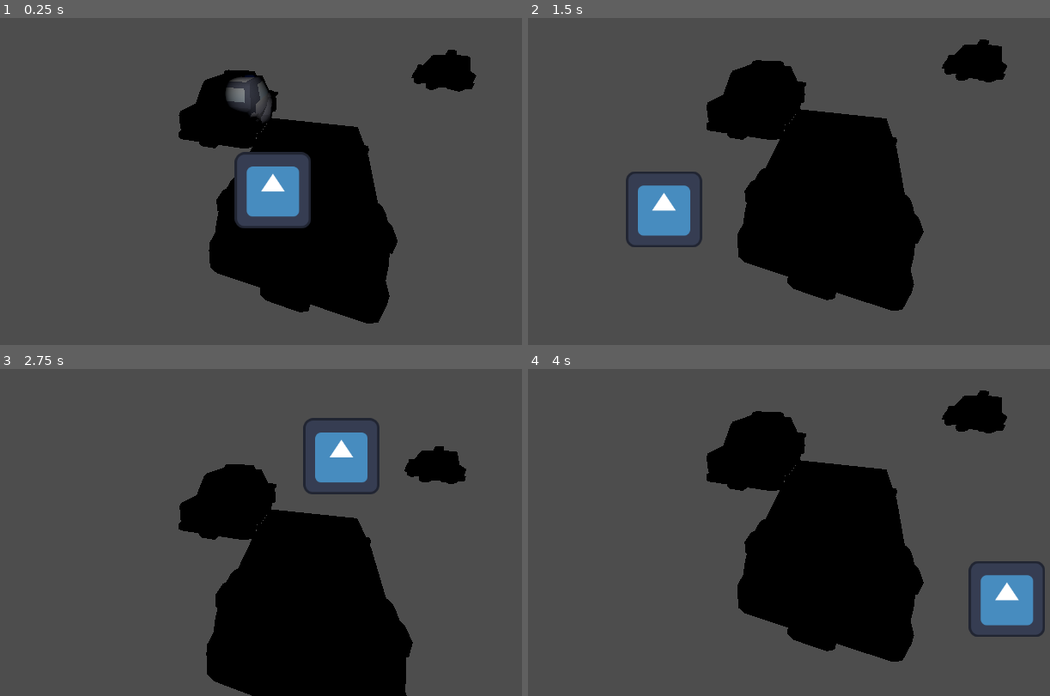
Above: before the commit, frames 1-4 (two rows, left to right).
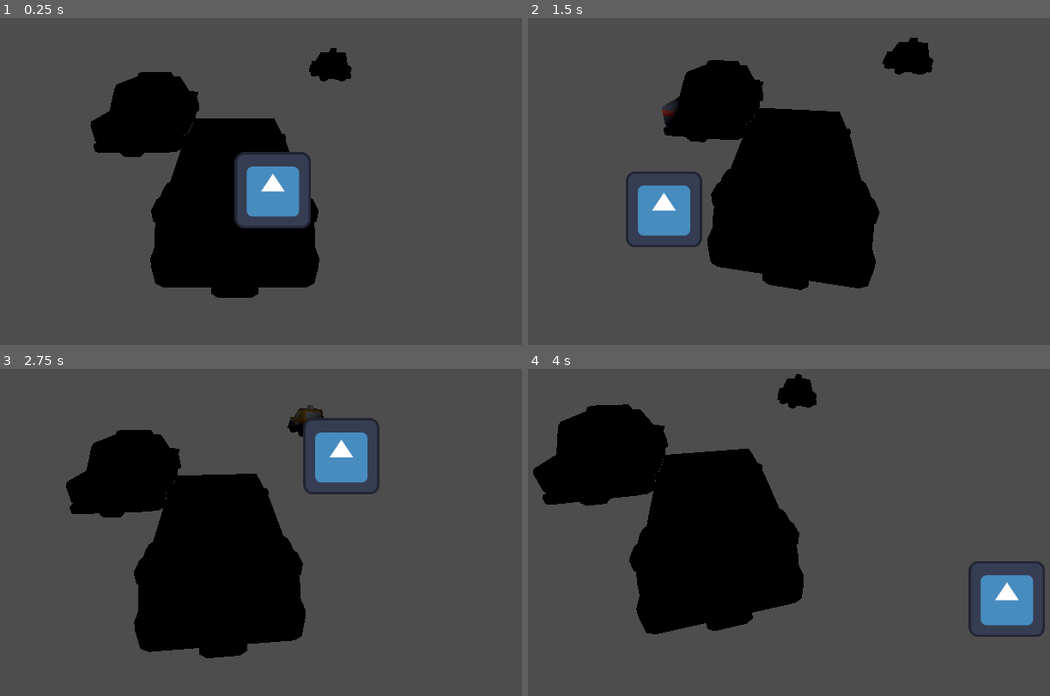
Above: after the commit, the same moments.

Repository: roverem/outrun
Game: Godot game, scene res://game.tscn
Two runs of this game, one before a commit and one after it. Both use one fixed random seed, a clock stepped at 60 frames per second and the inputs below. The engine's default icon, where the game draws it, is replaced by a stand-in: a white triangle on a blue panel in a dark square.
Inputs (mouse positions are in pixels of both pictures, inside the frame that each line leads up to):
- Up to frame 1 (0.25 s): no input
- Up to frame 2 (1.5 s): tap Enter at 0.5 s; move the mouse to (914, 132) at 0.52 s; click (914, 132) at 0.67 s; tap Space at 1.25 s; move the mouse to (627, 171) at 1.27 s; click (627, 171) at 1.42 s
- Up to frame 3 (2.75 s): tap Enter at 2 s; move the mouse to (302, 418) at 2.02 s; click (302, 418) at 2.17 s
- Up to frame 4 (4 s): tap Space at 2.75 s; move the mouse to (726, 581) at 2.77 s; click (726, 581) at 2.92 s; tap Enter at 3.5 s; move the mouse to (966, 561) at 3.52 s; click (966, 561) at 3.67 s

The runs differ from the first frame. In frame 1, 21% of the frame differs, in the area x 17-92%, y 9-94%; in frame 2, 13%; in frame 3, 25%; in frame 4, 33%, in the area x 0-92%, y 1-90%.

Commit message:
shortened ranges

Diff:
--- a/game.gd
+++ b/game.gd
@@ -4,10 +4,10 @@
 @export var amplitude: float = 0.2  # distancia máxima hacia adelante/atrás
 @export var speed: float = 0.3      # velocidad de oscilación
 @onready var directional_light_3d: SpotLight3D = $DirectionalLight3D
-@export_range(-5,5) var x_min_cam_angle
-@export_range(-5,5) var x_max_cam_angle
-@export_range(-5,1) var y_min_cam_angle
-@export_range(-5,1) var y_max_cam_angle
+@export_range(-3.5, -2.75) var x_min_cam_angle
+@export_range(-3.5, -2.75) var x_max_cam_angle
+@export_range(-0.8, 0) var y_min_cam_angle
+@export_range(-0.8, 0) var y_max_cam_angle
 
 var angle_range:float = 15.0
 var base_position: Vector3
@@ -31,18 +31,15 @@
 	var camera_x_rate = x_dist / center.x;
 	var camera_y_rate = y_dist / center.y;
 
-	print(camera_x_rate, camera_y_rate)
+	#print(camera_x_rate, camera_y_rate)
+	print( base_rotation.x + camera_y_rate * 0.4, base_rotation.y + camera_x_rate * 0.4)
 
-	if mouse_pos.x > center.x:
-		print("Mouse a la DERECHA de la pantalla", x_dist , y_dist)
-	else:
-		print("Mouse a la IZQUIERDA de la pantalla", x_dist, y_dist)
 	#camera_3d.rotation.x = clamp(base_rotation.x + camera_y_rate * 0.4, -1, 0.2)
 	#camera_3d.rotation.y = clamp(base_rotation.y + camera_x_rate * 0.4, -3.6, -3)
 	camera_3d.rotation.x = clamp(base_rotation.x + camera_y_rate * 0.4, y_min_cam_angle, y_max_cam_angle)
 	camera_3d.rotation.y = clamp(base_rotation.y + camera_x_rate * 0.4, x_min_cam_angle, x_max_cam_angle)
 
-	print(camera_3d.rotation)
+	#print(camera_3d.rotation)
 	#var mouse_pos = event.position
 	var from = camera_3d.project_ray_origin(mouse_pos)
 	var to = from + camera_3d.project_ray_normal(mouse_pos) * 1000.0
--- a/game.tscn
+++ b/game.tscn
@@ -5,16 +5,16 @@
 [ext_resource type="PackedScene" uid="uid://usxntfcawidv" path="res://assets/sedan-sports.glb" id="3_feb5d"]
 [ext_resource type="PackedScene" uid="uid://1xpo6txat4l6" path="res://assets/police.glb" id="4_fc0e3"]
 [ext_resource type="PackedScene" uid="uid://34bsutjpak0j" path="res://assets/taxi.glb" id="5_7jktm"]
-[ext_resource type="Script" uid="uid://bkmoav7beqep5" path="res://crosshair.gd" id="6_ryrav"]
+[ext_resource type="Script" path="res://crosshair.gd" id="6_ryrav"]
 
 [node name="Node3D" type="Node3D"]
 script = ExtResource("1_e2o6t")
 amplitude = 0.0
 speed = 0.0
-x_min_cam_angle = -0.1
-x_max_cam_angle = -2.8
-y_min_cam_angle = -0.5
-y_max_cam_angle = 0.5
+x_min_cam_angle = -3.5
+x_max_cam_angle = -2.9
+y_min_cam_angle = -0.546
+y_max_cam_angle = -0.44
 
 [node name="police" parent="." instance=ExtResource("4_fc0e3")]
 transform = Transform3D(1, 0, 0, 0, 1, 0, 0, 0, 1, 1.60379, 0, 2.36422)
